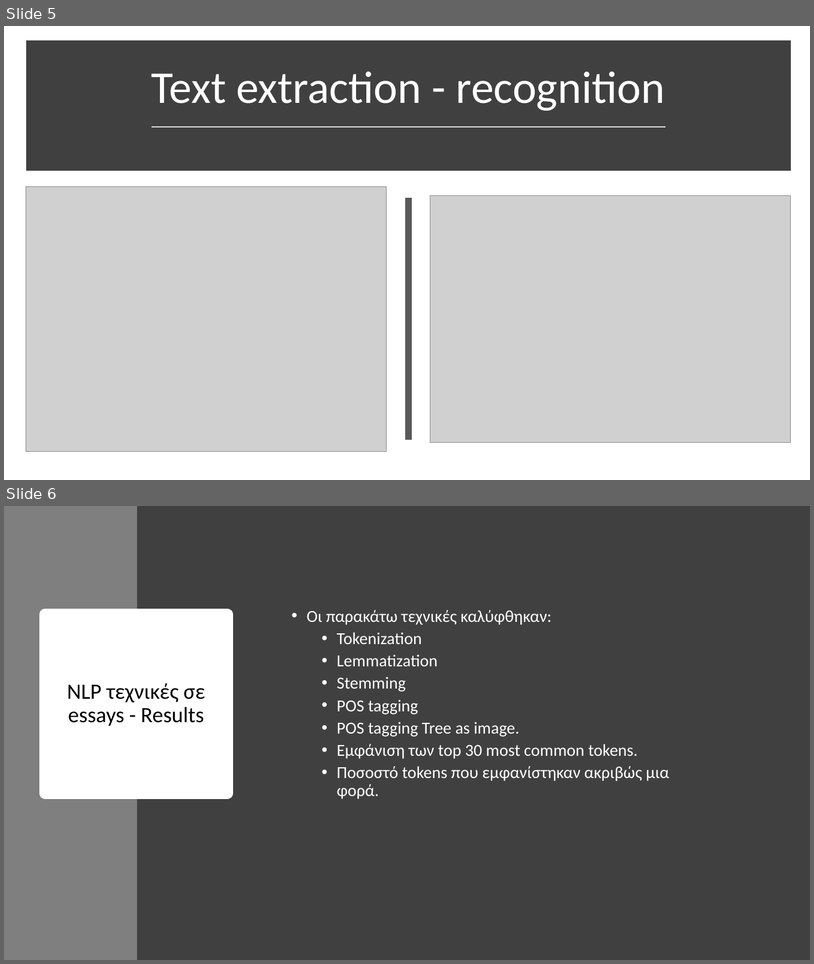
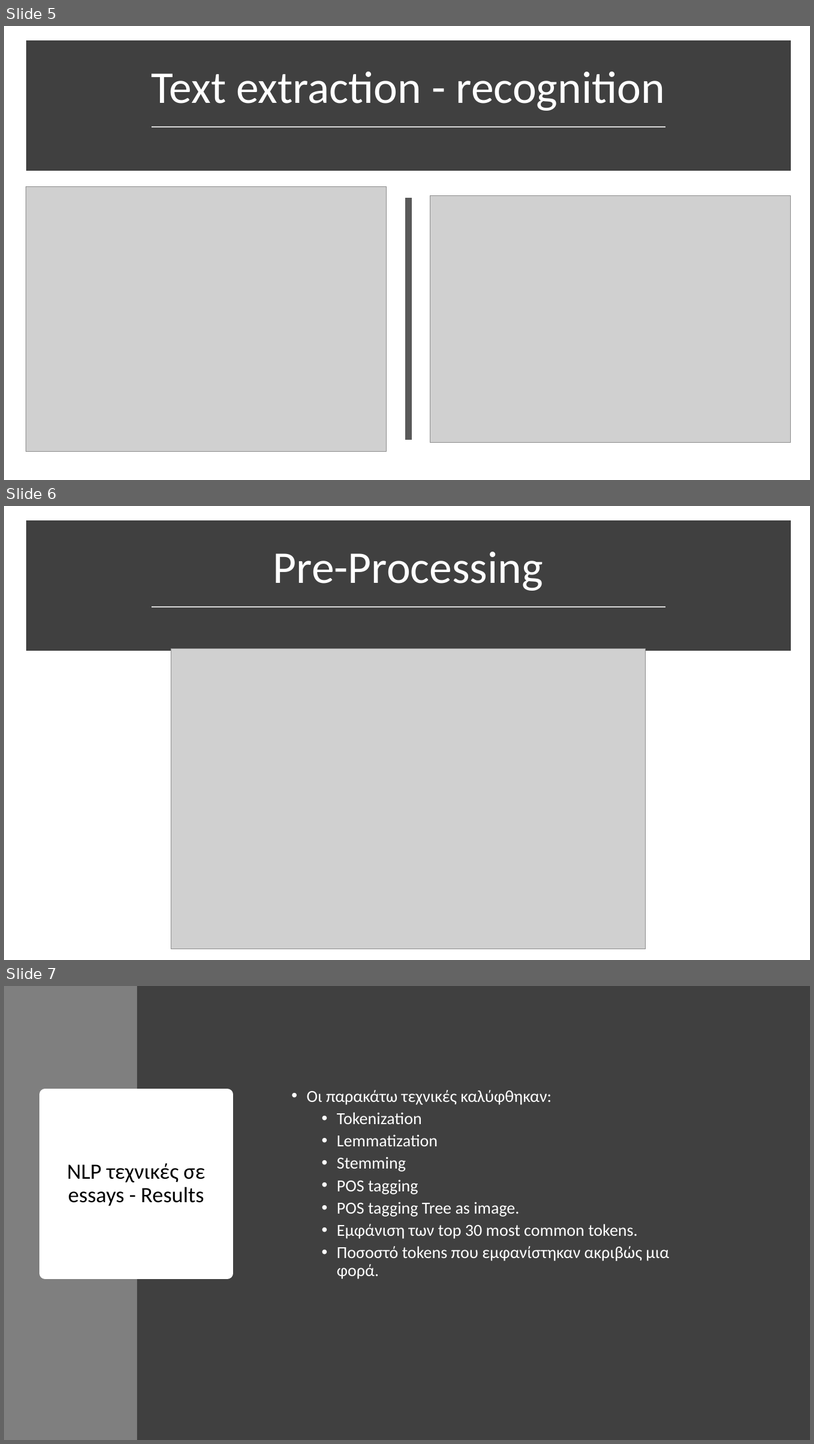
Before and after one commit to icsd13152/TextExtraction_from_image, a slide deck: Docs/Presentation.pptx. Shown one above the other, each under a label of ours: slides 5 and 6 before the commit, slides 5, 6 and 7 after it. The pictures are 814x964 and 814x1444 pixels, drawn with LibreOffice and Linux fonts; fonts in the diff are those of the drawing; grey boxes stand for pictures. Boxes give left, top, right and bottom in pixels: in the first picture for what was removed or moved away, otherwise in the second. Text is boxed around its words. In the diff, an @@ line names an element or a change of style, - is before the commit and + after.

```diff
--- a/Docs/Presentation.pptx
+++ b/Docs/Presentation.pptx
@@ slide 6 added at bbox=[4, 506, 810, 960], background #FFFFFF @@
@@ rectangle added at bbox=[30, 525, 787, 647], fill #404040, outline #404040 10 pt @@
@@ title added at bbox=[273, 552, 543, 591], 54 pt, text #FFFFFF @@
+Pre-Processing
@@ line added from (152, 606) to (666, 606), #D9D9D9 1.75 pt @@
@@ picture added at bbox=[171, 649, 646, 949] @@
@@ what was slide 6 is now slide 7 @@
```
Also in this commit, not shown: 1 other file.
